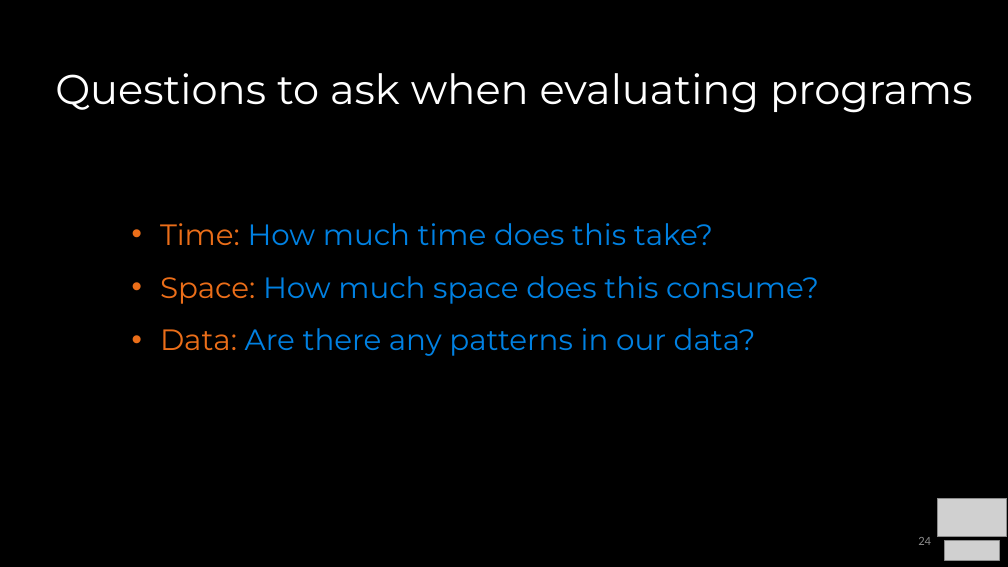
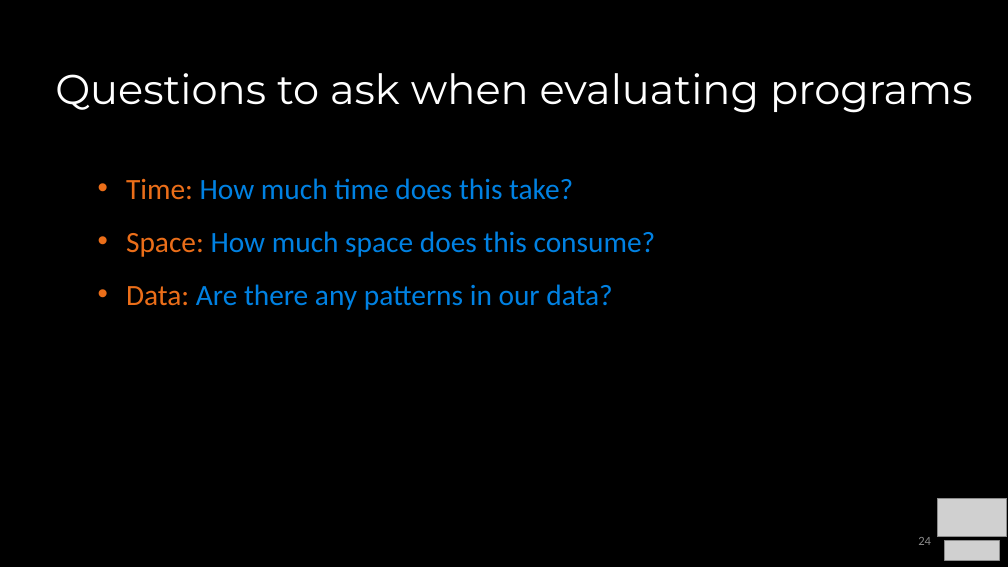
Before and after one commit to COP3530/Instructional-Content, a slide deck: slide 24 of Slides/Slides-PPT/1 - Algorithmic Analysis.pptx. Drawn at 1008x567 pixels with LibreOffice and Linux fonts; fonts in the diff are those of the drawing; grey boxes stand for pictures. Boxes give left, top, right and bottom in pixels: in the first picture for what was removed or moved away, otherwise in the second. Text is boxed around its words. In the diff, an @@ line names an element or a change of style, - is before the commit and + after.

```diff
--- a/Slides/Slides-PPT/1 - Algorithmic Analysis.pptx
+++ b/Slides/Slides-PPT/1 - Algorithmic Analysis.pptx
@@ text "Time: How much time does ...": place and size @@
-text "Time: How much time does ..." at [160, 223, 819, 356]
+text "Time: How much time does ..." at [126, 178, 656, 310]
@@ text "Time: How much time does ..." at [126, 178, 656, 310]: font Montserrat to Calibri @@
```
Also in this commit, not shown: 8 other slides changed, 1 other file.
